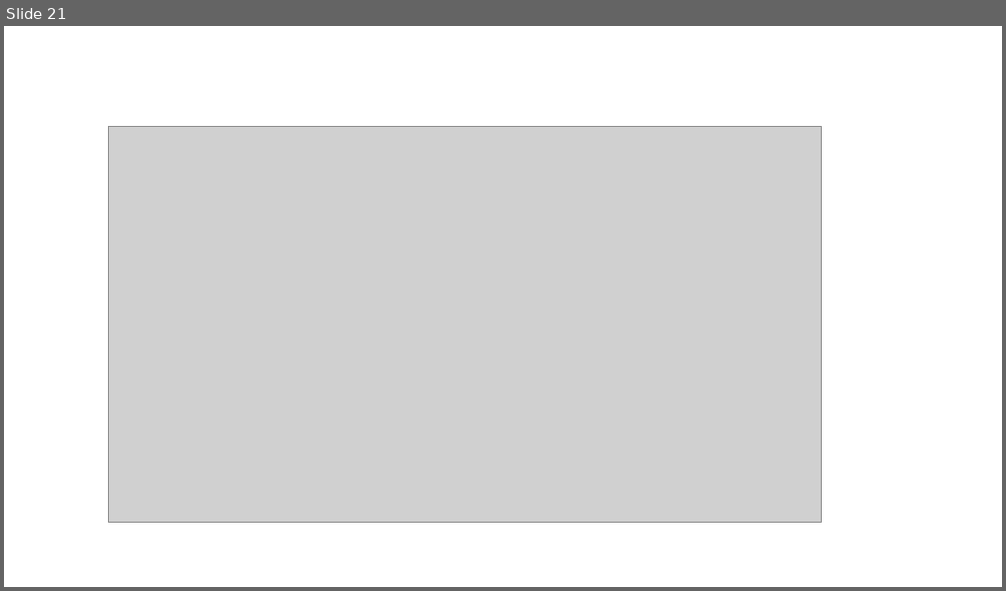
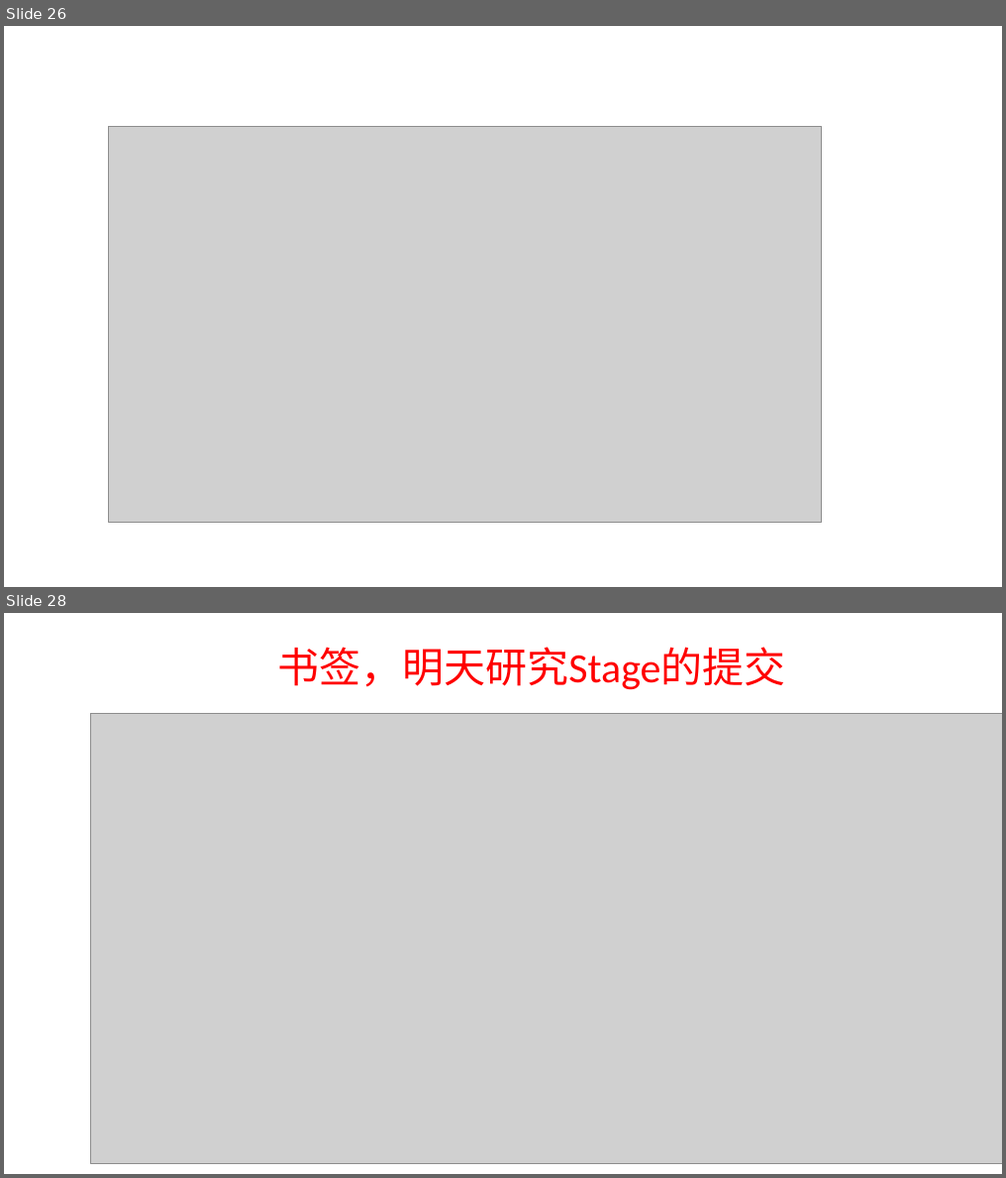
Before and after one commit to Dax1n/Spark2.1.0, a slide deck: Spark阅读源码的笔记.pptx. Shown one above the other, each under a label of ours: slide 21 before the commit, slides 26 and 28 after it; the slides between them are not shown. The pictures are 1006x591 and 1006x1178 pixels, drawn with LibreOffice and Linux fonts; fonts in the diff are those of the drawing; grey boxes stand for pictures. Boxes give left, top, right and bottom in pixels: in the first picture for what was removed or moved away, otherwise in the second. Text is boxed around its words. In the diff, an @@ line names an element or a change of style, - is before the commit and + after.

```diff
--- a/Spark阅读源码的笔记.pptx
+++ b/Spark阅读源码的笔记.pptx
@@ slide 28 added at (4,613,1002,1174), background #FFFFFF @@
@@ text added at (278,647,786,690), 40 pt, text #FF0000 @@
+书签，明天研究Stage的提交
@@ picture added at (91,714,1002,1164) @@
@@ what was slide 21 is now slide 26 @@
```
Also in this commit, not shown: 6 other slides added, 7 slides removed, 6 other files.
